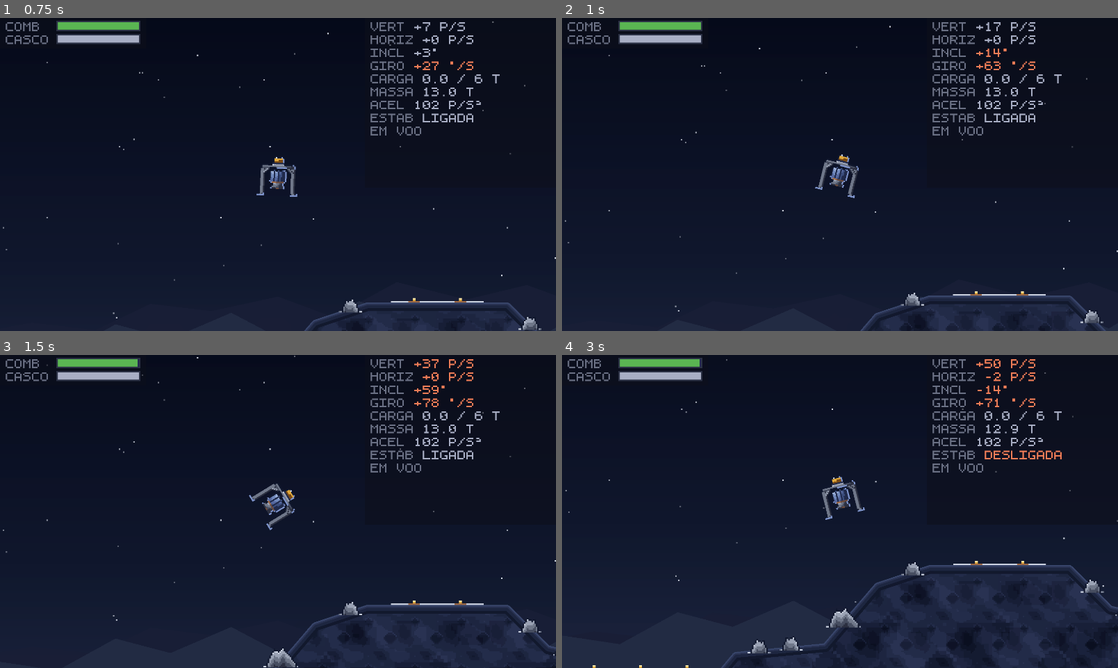
Above: before the commit, frames 1-4 (two rows, left to right).
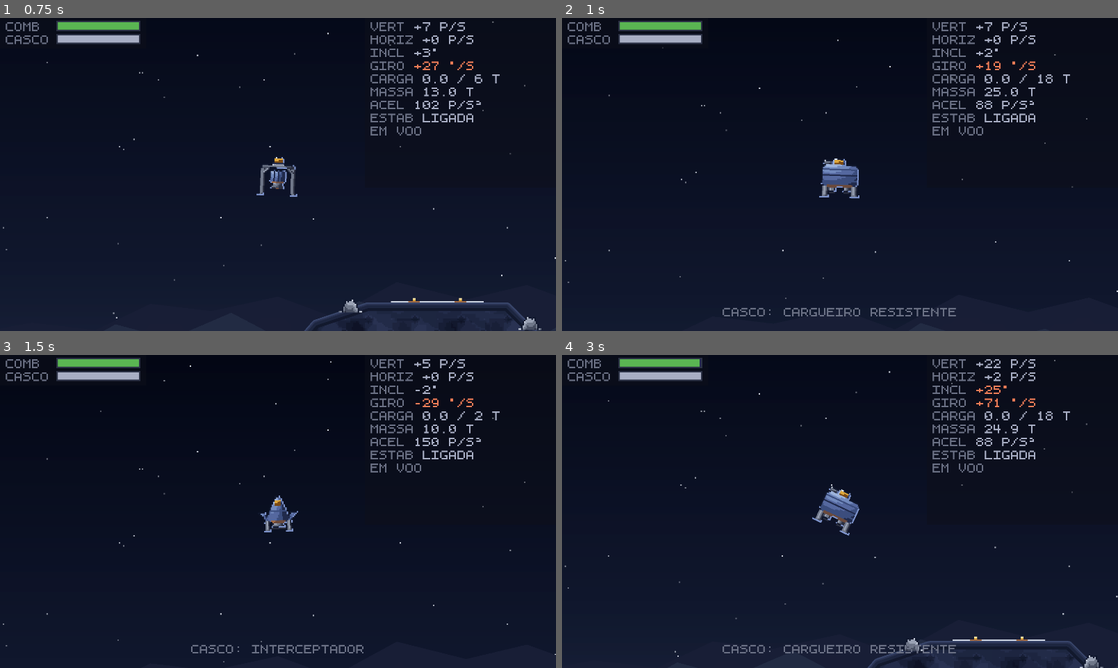
Above: after the commit, the same moments.

Repository: valdersonjr/llrr
Game: Godot game, scene res://stages/teste_pouso/teste_pouso.tscn
The game is run twice, just before and just after one commit, with the same random seed, the same clock (stepped at 60 frames per second) and the same inputs.
Inputs (mouse positions are in pixels of both pictures, inside the frame that each line leads up to):
- Up to frame 1 (0.75 s): move the mouse to (400, 158) at 0.52 s; hold D (girar_direita) from 0.53 s (still down); hold R (reiniciar) from 0.53 s (still down); click (400, 158) at 0.67 s
- Up to frame 2 (1 s): keep holding D (girar_direita); keep holding R (reiniciar); tap Tab (trocar_casco) at 0.8 s
- Up to frame 3 (1.5 s): move the mouse to (166, 527) at 1.27 s; release D (girar_direita) at 1.28 s; release R (reiniciar) at 1.28 s; hold A (girar_esquerda) from 1.28 s (still down); tap Tab (trocar_casco) at 1.35 s
- Up to frame 4 (3 s): tap R (reiniciar) at 1.55 s; move the mouse to (895, 442) at 2.02 s; release A (girar_esquerda) at 2.03 s; hold T (alternar_estabilizacao) 2.03-2.78 s; hold D (girar_direita) from 2.03 s (still down); tap Tab (trocar_casco) at 2.3 s; move the mouse to (812, 574) at 2.77 s; tap W (empuxo) at 2.85 s; click (812, 574) at 2.92 s

Frame 1 is identical in both runs. In frame 2, 2.7% of the frame differs, in the area x 0-100%, y 1-100%; in frame 3, 4.1%; in frame 4, 6.7%.
Error in both runs: Cannot call method 'set_input_as_handled' on a null value. (res://entities/ui/pausa/pausa.gd:38)

Commit message:
feat(stages): permite trocar de casco na região de teste
TAB cicla entre os três. A posição passa junto, o estado de voo não: cada
casco tem tanque, casco e porão próprios, e herdar os do anterior seria
mentira sobre o que se está pilotando.

O harness passa a soltar os três da mesma altura sobre a plataforma larga e
conferir que cada um assenta limpo. Cada casco tem colisão, pés e
tolerância próprios — um pousar não provava nada sobre os outros dois.

Co-Authored-By: Claude Opus 5 (1M context) <noreply@anthropic.com>
Claude-Session: https://claude.ai/code/session_011AzPcEDAjYSMoHyssT894N

Diff:
--- a/stages/teste_pouso/teste_pouso.gd
+++ b/stages/teste_pouso/teste_pouso.gd
@@ -38,6 +38,10 @@
 @export var serra_media: PackedVector2Array = PackedVector2Array()
 ## Posições em x onde cair pedra solta. O y sai do próprio perfil.
 @export var pedras: PackedFloat32Array = PackedFloat32Array()
+## Cascos disponíveis para troca. Ferramenta de protótipo: sentir os três
+## papéis é o que responde a pergunta da seção 18, e ninguém sente um casco
+## lendo a tabela dele.
+@export var cascos: Array[PackedScene] = []
 
 @onready var _nave: Nave = $UtilitarioLeve
 @onready var _camera: CameraSeguidora = $Camera
@@ -51,9 +55,17 @@
 @onready var _serra_media: Polygon2D = $FundoSerraMedia/SerraMedia
 @onready var _pedras: Node2D = $Pedras
 
+var _indice_do_casco: int = 0
+
 
 func _ready() -> void:
 	_montar_terreno()
+	_ligar_nave()
+	_pausa.pediu_reinicio.connect(_reiniciar)
+	queue_redraw()
+
+
+func _ligar_nave() -> void:
 	_nave.gravidade = gravidade_local
 	_nave.pousou.connect(_ao_pousar)
 	_nave.decolou.connect(_ao_decolar)
@@ -62,13 +74,30 @@
 	_camera.alvo = _nave
 	_hud.acompanhar(_nave)
 	_pausa.acompanhar(_nave)
-	_pausa.pediu_reinicio.connect(_reiniciar)
-	queue_redraw()
+
+
+## Troca o casco no lugar, guardando só a posição. Estado de voo não passa
+## junto de propósito: cada casco tem tanque, casco e porão próprios, e herdar
+## os do anterior seria mentira sobre o que se está pilotando.
+func _trocar_casco() -> void:
+	if cascos.size() < 2:
+		return
+	_indice_do_casco = (_indice_do_casco + 1) % cascos.size()
+	var nova: Nave = cascos[_indice_do_casco].instantiate()
+	nova.position = Vector2(_nave.global_position.x,
+		_nave.global_position.y - 24.0)
+	_nave.queue_free()
+	add_child(nova)
+	_nave = nova
+	_ligar_nave()
+	_hud.avisar("CASCO: %s" % nova.casco.nome.to_upper(), Hud.COR_APAGADO)
 
 
 func _unhandled_input(evento: InputEvent) -> void:
 	if evento.is_action_pressed("operar_carga"):
 		_operar_carga()
+	elif evento.is_action_pressed("trocar_casco"):
+		_trocar_casco()
 
 
 func _reiniciar() -> void:
--- a/stages/teste_pouso/teste_pouso.tscn
+++ b/stages/teste_pouso/teste_pouso.tscn
@@ -1,8 +1,10 @@
-[gd_scene load_steps=12 format=3 uid="uid://bteste0pouso01"]
+[gd_scene load_steps=14 format=3 uid="uid://bteste0pouso01"]
 
 [ext_resource type="Script" path="res://stages/teste_pouso/teste_pouso.gd" id="1_fase"]
 [ext_resource type="PackedScene" path="res://entities/estruturas/plataforma_de_pouso/plataforma_de_pouso.tscn" id="2_plataforma"]
 [ext_resource type="PackedScene" path="res://entities/player/utilitario_leve/utilitario_leve.tscn" id="3_nave"]
+[ext_resource type="PackedScene" path="res://entities/player/cargueiro_resistente/cargueiro_resistente.tscn" id="10_carga"]
+[ext_resource type="PackedScene" path="res://entities/player/interceptador/interceptador.tscn" id="11_inter"]
 [ext_resource type="PackedScene" path="res://entities/ui/hud/hud.tscn" id="4_hud"]
 [ext_resource type="Script" path="res://common/camera_seguidora.gd" id="5_camera"]
 [ext_resource type="Texture2D" path="res://stages/teste_pouso/art/rocha.png" id="7_rocha"]
@@ -28,6 +30,7 @@
 serra_distante = PackedVector2Array(0, 252, 44, 244, 88, 249, 126, 231, 168, 236, 214, 226, 252, 240, 296, 216, 344, 228, 386, 218, 430, 234, 478, 210, 522, 222, 568, 213, 616, 231, 664, 219, 712, 228, 768, 214, 860, 230, 960, 214, 1090, 236)
 serra_media = PackedVector2Array(-320, 288, -230, 266, -140, 286, -60, 258, 0, 294, 38, 286, 78, 292, 118, 270, 156, 280, 198, 262, 240, 284, 286, 254, 330, 268, 372, 258, 416, 276, 462, 248, 508, 262, 552, 251, 600, 272, 648, 250, 700, 265, 768, 256, 850, 268, 940, 250, 1090, 272)
 pedras = PackedFloat32Array(28, 194, 216, 252, 300, 424, 452, 470, 512, 690, 726)
+cascos = Array[PackedScene]([ExtResource("3_nave"), ExtResource("10_carga"), ExtResource("11_inter")])
 
 [node name="FundoCeu" type="Parallax2D" parent="."]
 scroll_scale = Vector2(0.16, 0.16)
--- a/tools/voo_check.gd
+++ b/tools/voo_check.gd
@@ -20,6 +20,11 @@
 const PLATAFORMA_LARGA := Vector2(112.0, 356.0)
 ## Trecho de terreno plano sem plataforma nenhuma.
 const CHAO_NU := Vector2(24.0, 352.0)
+const CASCOS := [
+	"res://entities/player/utilitario_leve/utilitario_leve.tscn",
+	"res://entities/player/cargueiro_resistente/cargueiro_resistente.tscn",
+	"res://entities/player/interceptador/interceptador.tscn",
+]
 ## Distância do topo do deck até a origem da nave com os pés encostados.
 const ALTURA_DOS_PES := 15.0
 
@@ -27,12 +32,18 @@
 var _nave: Nave
 var _plataforma: PlataformaDePouso
 var _camera: CameraSeguidora
+var _fase: Node
 
 
 func _initialize() -> void:
 	var fase := (load(CENA) as PackedScene).instantiate()
 	root.add_child(fase)
+	_fase = fase
 	_nave = fase.get_node("UtilitarioLeve")
+	if _nave == null:
+		push_error("voo_check: a fase não tem a nave esperada")
+		quit(1)
+		return
 	_plataforma = fase.get_node("PlataformaLarga")
 	_camera = fase.get_node("Camera")
 	_rodar.call_deferred()
@@ -56,6 +67,8 @@
 	await _carga_vai_e_volta_pelo_deck()
 	await _camera_olha_a_frente()
 	await _dano_muda_o_casco()
+	print("")
+	await _os_tres_cascos_pousam()
 	print("\nvoo_check: %d falha(s)" % _falhas)
 	quit(_falhas)
 
@@ -207,6 +220,31 @@
 	_nave._atualizar_casco()
 
 
+## Cada casco tem sua própria colisão, seus próprios pés e sua própria
+## tolerância. Um pousar não diz nada sobre os outros dois.
+func _os_tres_cascos_pousam() -> void:
+	for caminho in CASCOS:
+		var nave: Nave = (load(caminho) as PackedScene).instantiate()
+		_fase.add_child(nave)
+		await _passos(2)
+		nave.gravidade = 40.0
+		nave.global_position = Vector2(PLATAFORMA_LARGA.x,
+			PLATAFORMA_LARGA.y - nave.altura_dos_pes - 6.0)
+		nave.velocity = Vector2.ZERO
+		nave.giro = 0.0
+		nave.estado = Nave.Estado.VOANDO
+		await _passos(150)
+		var inteiro := is_equal_approx(nave.integridade, nave.casco.integridade_maxima)
+		_conferir("%s pousa limpo e reconhece a plataforma" % nave.casco.nome,
+			nave.estado == Nave.Estado.POUSADA
+				and nave.plataforma_sob_a_nave() != null and inteiro,
+			"casco em %.0f%%, aceleração %.0f p/s²" % [
+				nave.integridade / nave.casco.integridade_maxima * 100.0,
+				nave.aceleracao_disponivel()])
+		nave.queue_free()
+		await _passos(3)
+
+
 # --- utilidades -------------------------------------------------------------
 
 func _medir_aceleracao(carga: float) -> float:
